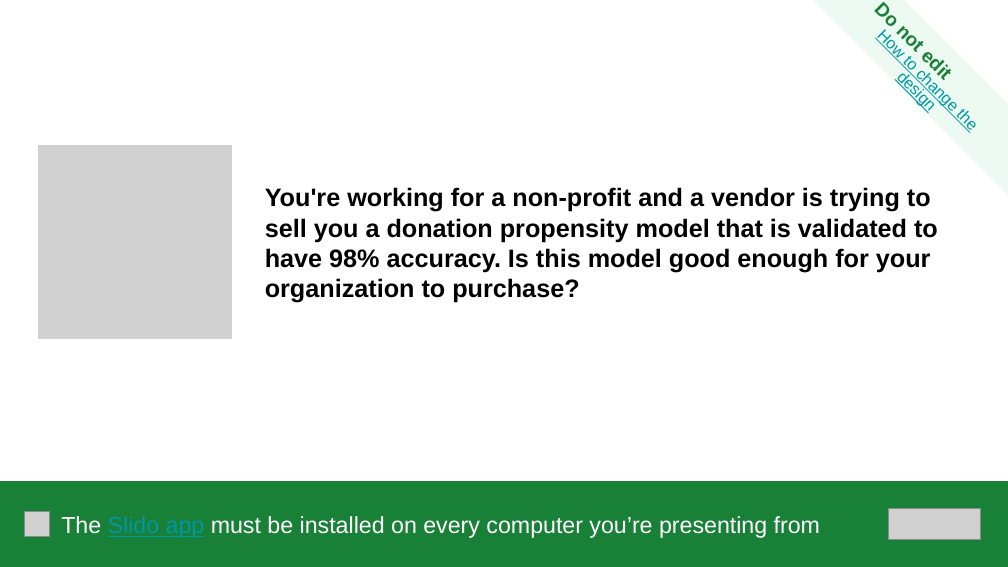
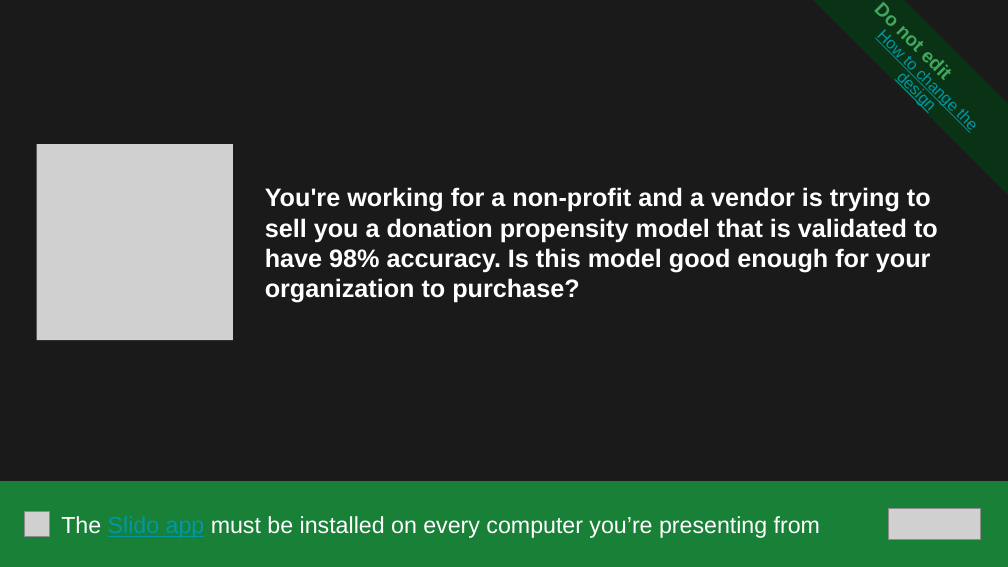
Before and after one commit to dssg/mlforpublicpolicylab, a slide deck: slide 10 of Lectures/10-model-selection-and-validation-part-1.pptx (slide 13 before the commit). Drawn at 1008x567 pixels with LibreOffice and Linux fonts; fonts in the diff are those of the drawing; grey boxes stand for pictures. Boxes give left, top, right and bottom in pixels: in the first picture for what was removed or moved away, otherwise in the second. Text is boxed around its words. In the diff, an @@ line names an element or a change of style, - is before the commit and + after.

```diff
--- a/Lectures/10-model-selection-and-validation-part-1.pptx
+++ b/Lectures/10-model-selection-and-validation-part-1.pptx
@@ background #FFFFFF to #1A1A1A @@
@@ trapezoid "Do not edit How to ..." at [813,0,1008,195]: text colour #198038 to #42A65F in "Do not edit"; fill #EDFAF2 to #0A3316 @@
@@ text "You're working for a non-profit ...": place and size @@
-text "You're working for a non-profit ..." at [257,82,959,402]
+text "You're working for a non-profit ..." at [265,187,938,303]
@@ text "You're working for a non-profit ..." at [265,187,938,303]: text colour #000000 to #FFFFFF; outline #FFFFFF 2 pt to none @@
```
Also in this commit, not shown: 4 other slides changed, 1 slide added, 2 slides removed.
